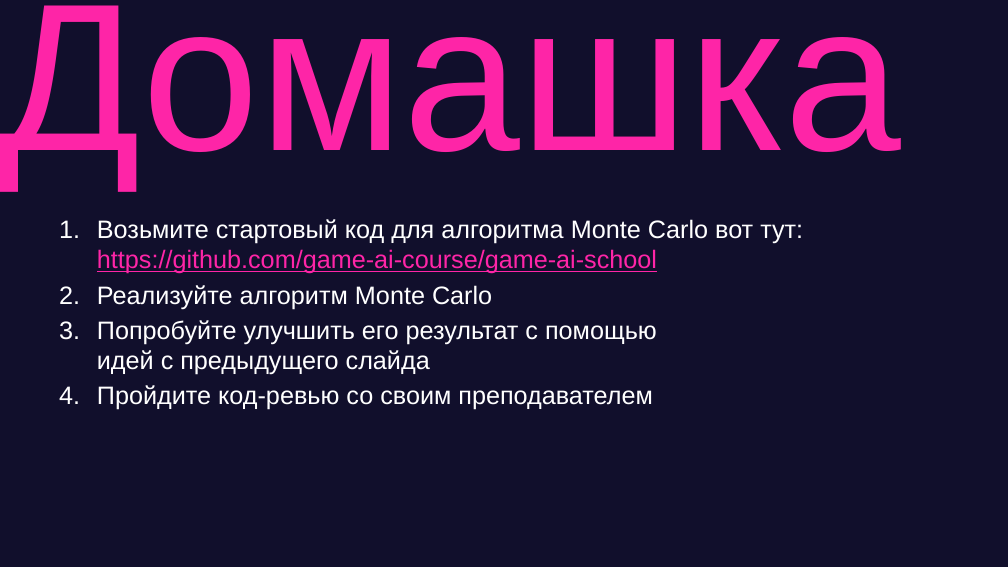
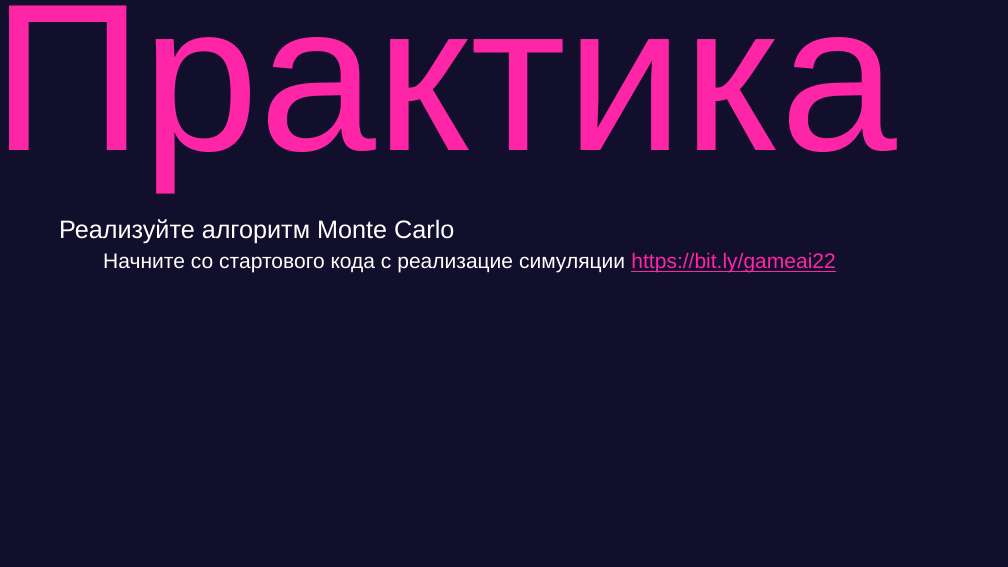
Before and after one commit to game-ai-course/game-ai-school, a slide deck: slide 16 of slides/online_4dx1.5h/day1-montecarlo.pptx (slide 22 before the commit). Drawn at 1008x567 pixels with LibreOffice and Linux fonts; fonts in the diff are those of the drawing. Boxes give left, top, right and bottom in pixels: in the first picture for what was removed or moved away, otherwise in the second. Text is boxed around its words. In the diff, an @@ line names an element or a change of style, - is before the commit and + after.

Commit message:
Fix slides

```diff
--- a/slides/online_4dx1.5h/day1-montecarlo.pptx
+++ b/slides/online_4dx1.5h/day1-montecarlo.pptx
@@ title at [0, 5, 897, 187]: text changed @@
-Домашка
+Практика
@@ text at [59, 219, 454, 244]: bullet 1. to none @@
@@ text at [97, 219, 803, 274]: paragraph removed @@
-1. Возьмите стартовый код для алгоритма Monte Carlo вот тут:
-   https://github.com/game-ai-course/game-ai-school
@@ text at [103, 252, 835, 273]: text changed; size 24 to 20 pt @@
-3. Попробуйте улучшить его результат с помощью
-   идей с предыдущего слайда
-4. Пройдите код-ревью со своим преподавателем
+  Начните со стартового кода с реализацие симуляции https://bit.ly/gameai22
```
Also in this commit, not shown: 5 other slides changed, 8 slides removed.
